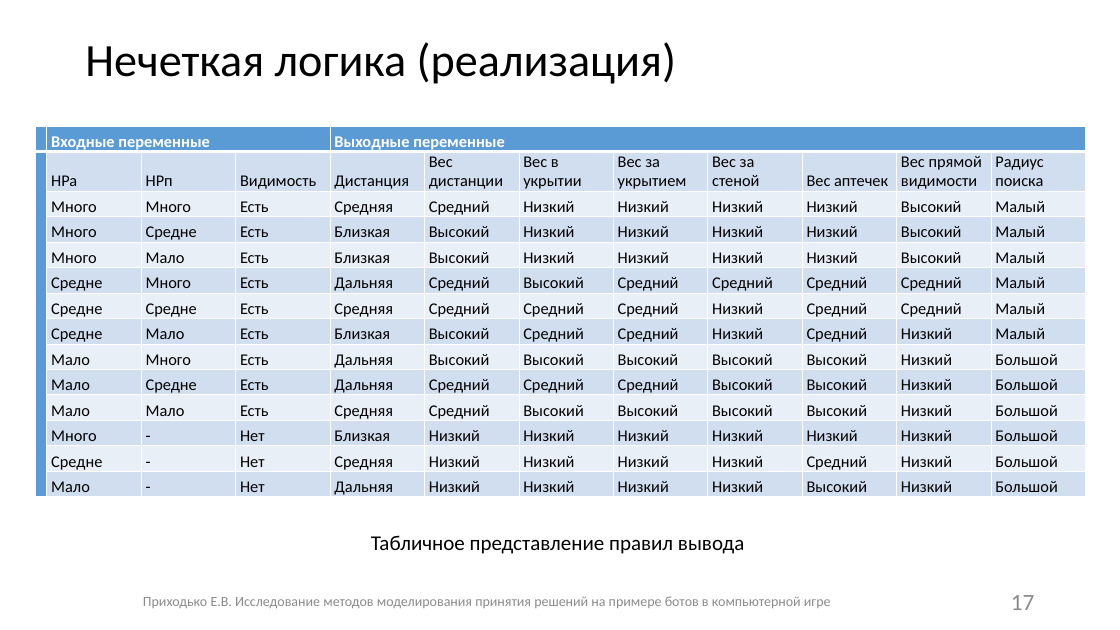
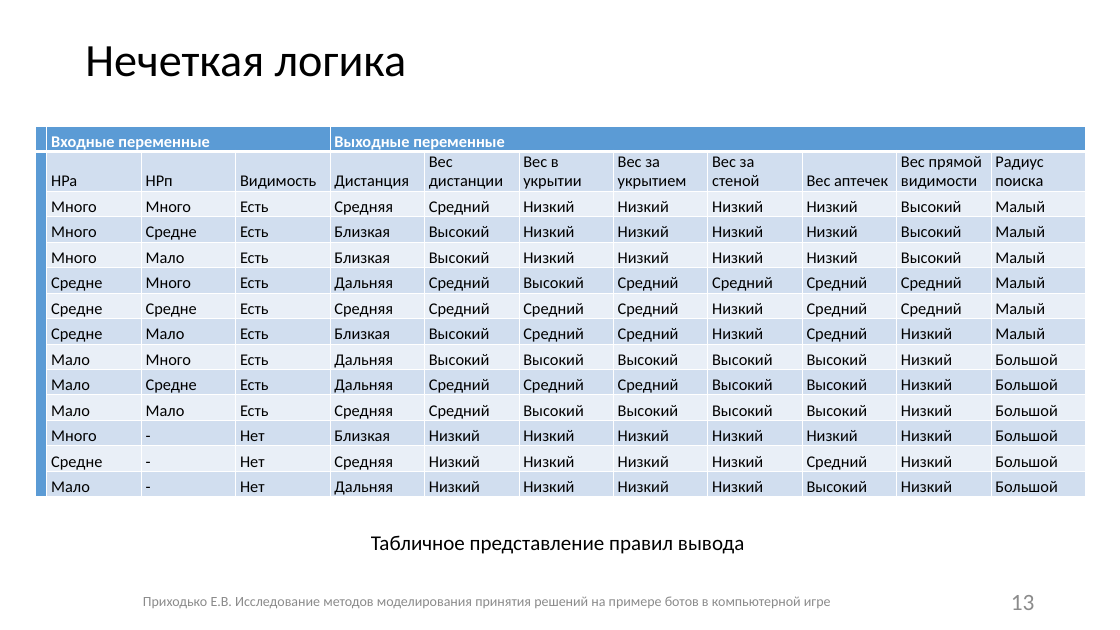
Before and after one commit to Fck-r-sns/Game_AI_thesis, a slide deck: slide 13 of Презентация.pptx (slide 17 before the commit). Drawn at 1120x630 pixels with LibreOffice and Linux fonts; fonts in the diff are those of the drawing. Boxes give left, top, right and bottom in pixels: in the first picture for what was removed or moved away, otherwise in the second. Text is boxed around its words. In the diff, an @@ line names an element or a change of style, - is before the commit and + after.

```diff
--- a/Презентация.pptx
+++ b/Презентация.pptx
@@ title at box(85, 46, 407, 77): text changed @@
-Нечеткая логика (реализация)
+Нечеткая логика
@@ page number at box(1011, 595, 1035, 610): text changed @@
-17
+13
```
Also in this commit, not shown: 9 other slides changed, 1 slide removed.
